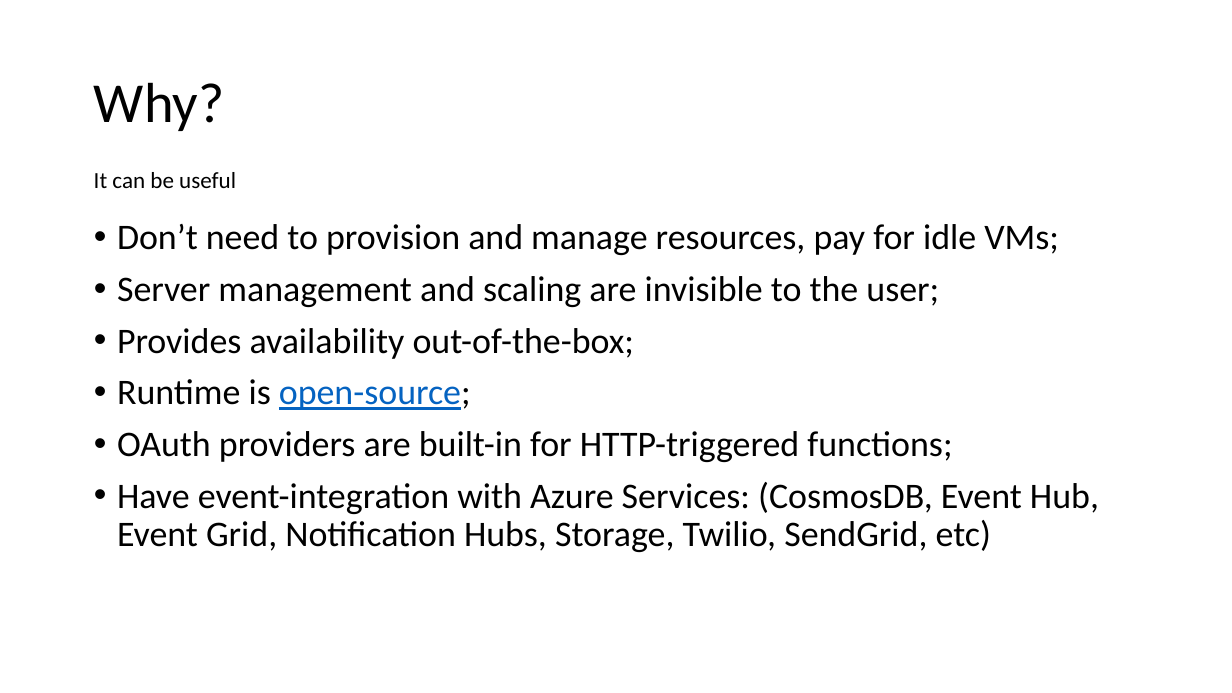
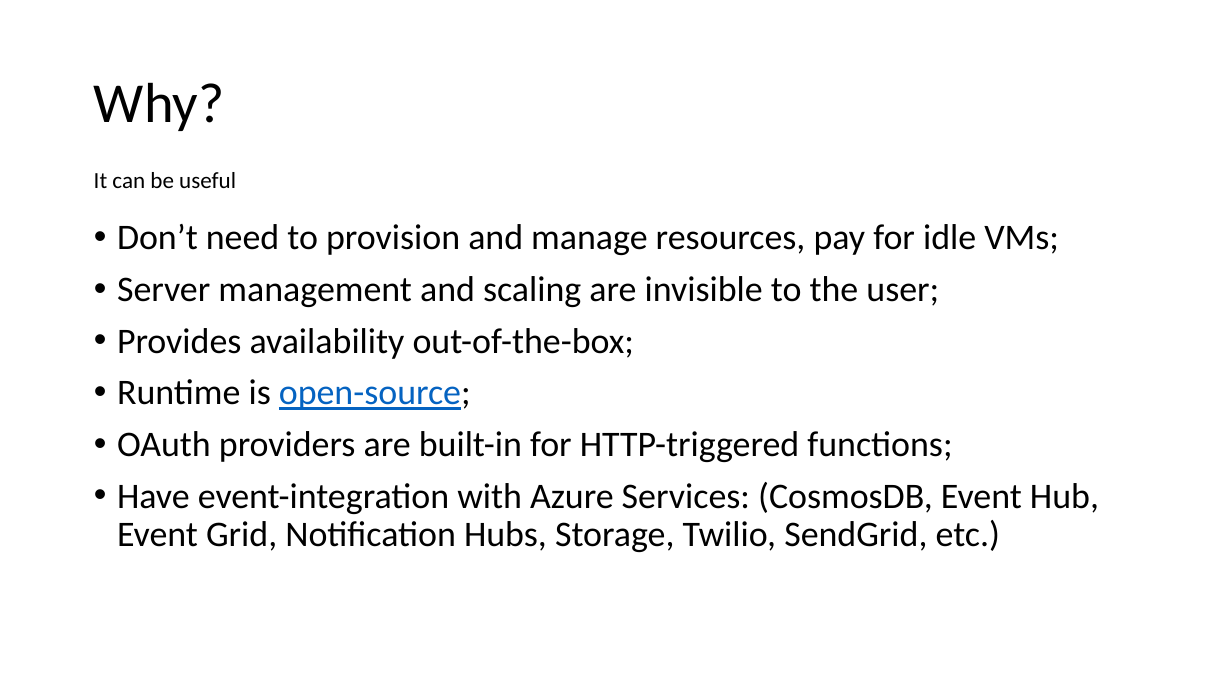
Before and after one commit to Dekorg/TrackApartmentsApp, a slide deck: slide 3 of Presentation/Azure Functions.pptx. Drawn at 1232x693 pixels with LibreOffice and Linux fonts; fonts in the diff are those of the drawing. Boxes give left, top, right and bottom in pixels: in the first picture for what was removed or moved away, otherwise in the second. Text is boxed around its words. In the diff, an @@ line names an element or a change of style, - is before the commit and + after.

```diff
--- a/Presentation/Azure Functions.pptx
+++ b/Presentation/Azure Functions.pptx
@@ text at (117,482,1099,552): text changed @@
-• Have event-integration with Azure Services: (CosmosDB, Event Hub, Event Grid, Notification Hubs, Storage, Twilio, SendGrid, etc)
+• Have event-integration with Azure Services: (CosmosDB, Event Hub, Event Grid, Notification Hubs, Storage, Twilio, SendGrid, etc.)
```
Also in this commit, not shown: 5 other slides changed, 7 slides added, 3 slides removed, 1 other file.
